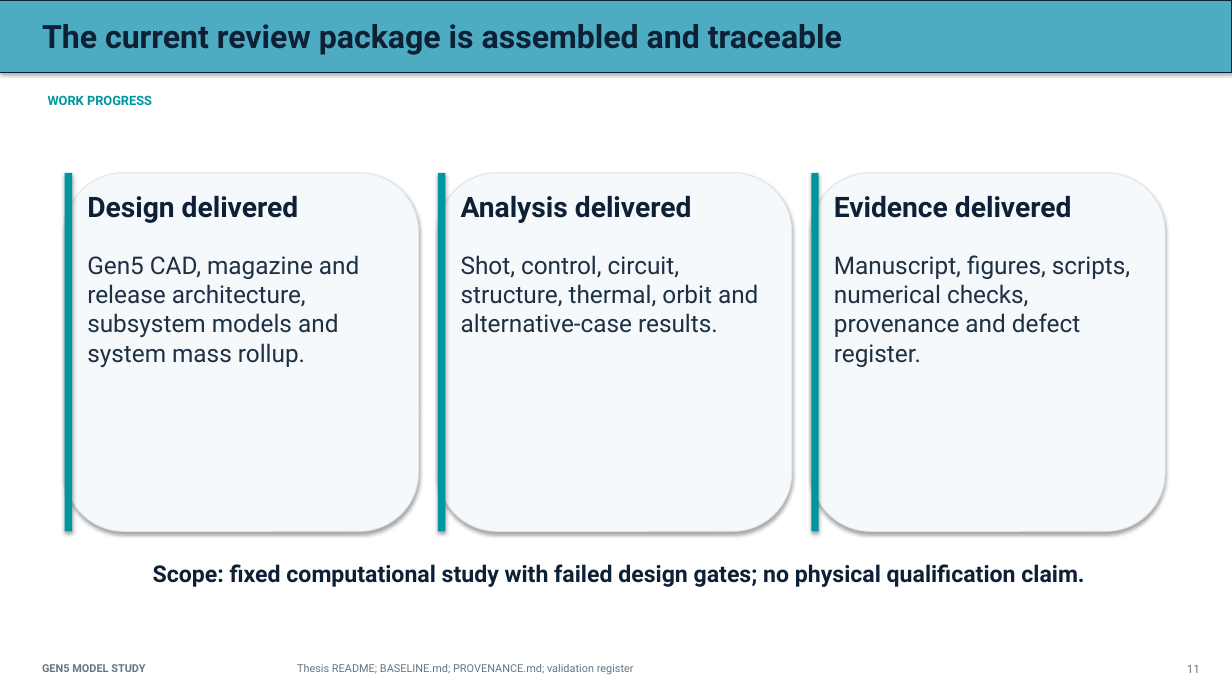
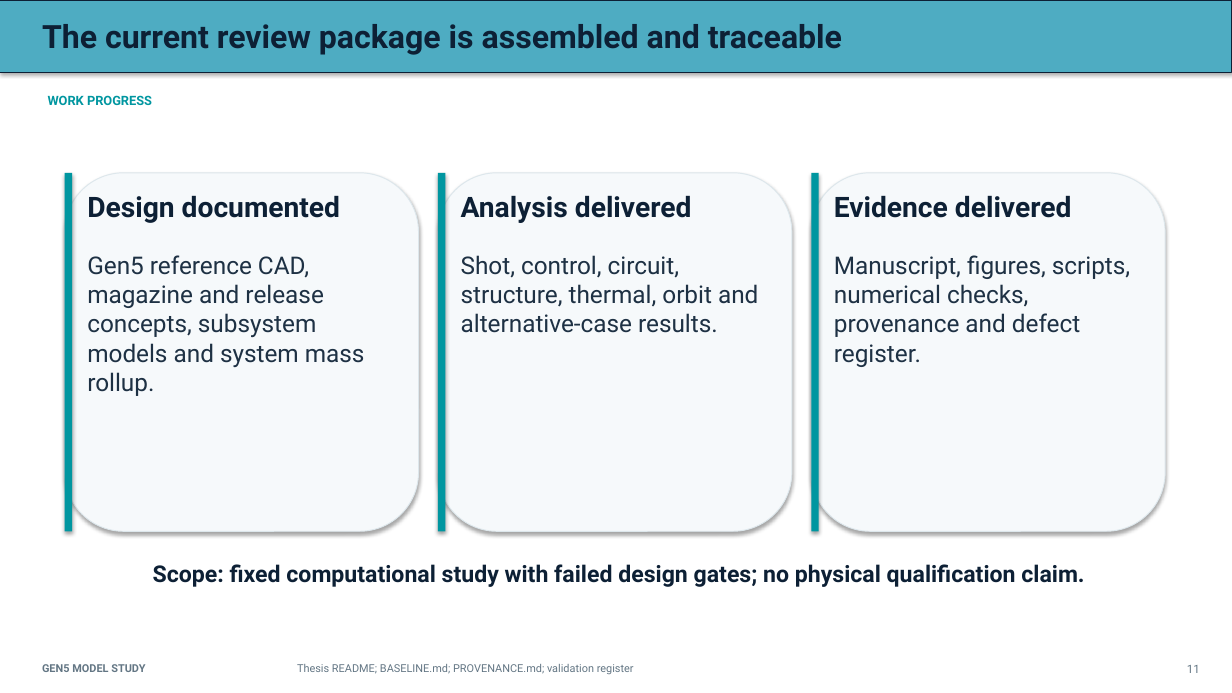
Before and after one commit to aaaaaaaaaaaavm/VOLLEY-thesis, a slide deck: slide 11 of university/final_review_2026_10_10/VOLLEY_Final_Review_2026-10-10.pptx. Drawn at 1232x693 pixels with LibreOffice and Linux fonts; fonts in the diff are those of the drawing. Boxes give left, top, right and bottom in pixels: in the first picture for what was removed or moved away, otherwise in the second. Text is boxed around its words. In the diff, an @@ line names an element or a change of style, - is before the commit and + after.

```diff
--- a/university/final_review_2026_10_10/VOLLEY_Final_Review_2026-10-10.pptx
+++ b/university/final_review_2026_10_10/VOLLEY_Final_Review_2026-10-10.pptx
@@ text at [87,195,340,223]: text changed @@
-Design delivered
+Design documented
@@ text at [87,255,365,396]: text changed @@
-Gen5 CAD, magazine and release architecture, subsystem models and system mass rollup.
+Gen5 reference CAD, magazine and release concepts, subsystem models and system mass rollup.
```
Also in this commit, not shown: 9 other slides changed, 15 other files.
